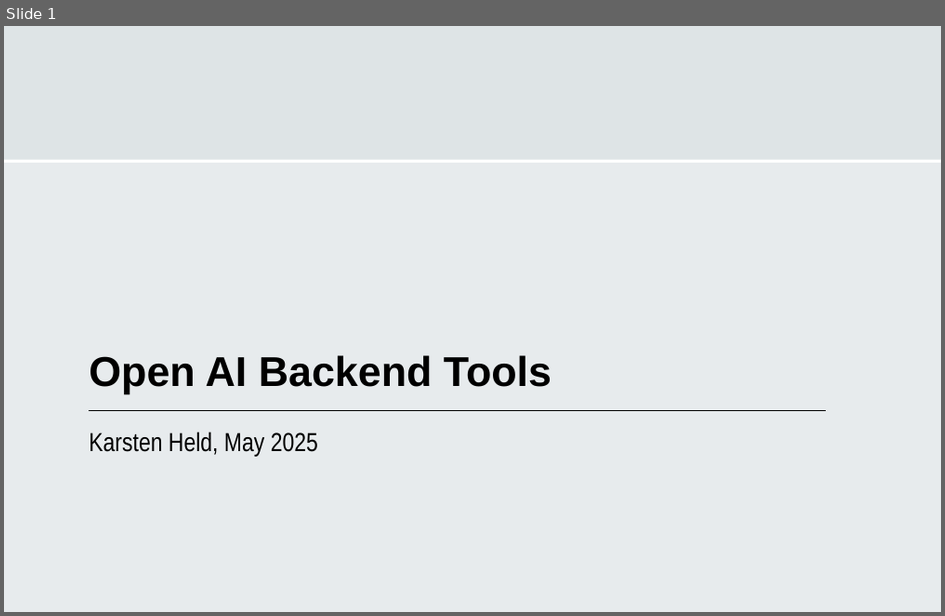
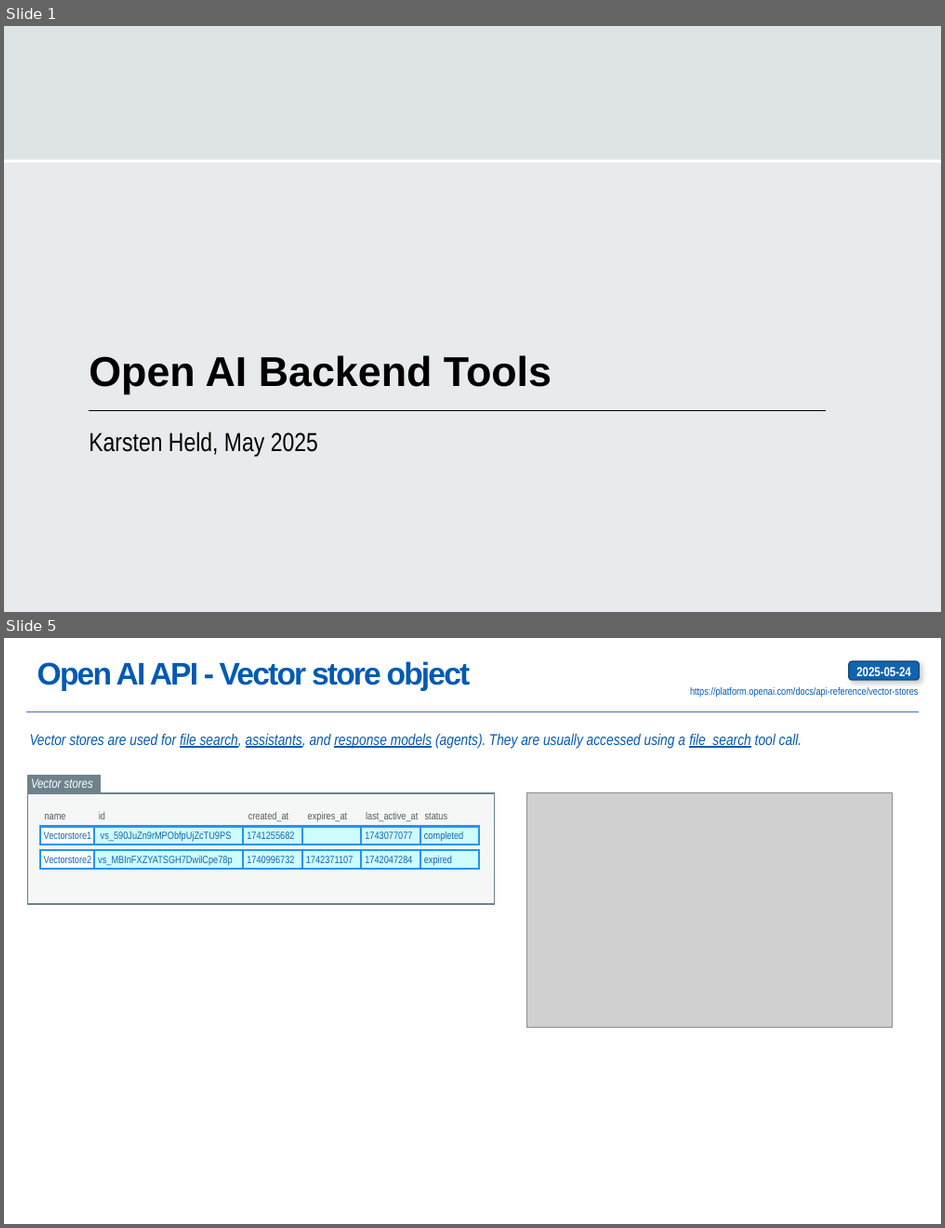
Before and after one commit to karstenheld3/OpenAI-BackendTools, a slide deck: OpenAI-BackendTools.pptx. Shown one above the other, each under a label of ours: slide 1 before the commit, slides 1 and 5 after it; the slides between them are not shown. The pictures are 945x616 and 945x1228 pixels, drawn with LibreOffice and Linux fonts; fonts in the diff are those of the drawing; grey boxes stand for pictures. Boxes give left, top, right and bottom in pixels: in the first picture for what was removed or moved away, otherwise in the second. Text is boxed around its words. In the diff, an @@ line names an element or a change of style, - is before the commit and + after.

```diff
--- a/OpenAI-BackendTools.pptx
+++ b/OpenAI-BackendTools.pptx
@@ slide 5 added at (x1=4, y1=638, x2=941, y2=1224), background #FFFFFF @@
@@ title added at (x1=37, y1=661, x2=471, y2=691), 24 pt, text #005AB4, bold @@
+Open AI API - Vector store object
@@ rounded rectangle added at (x1=849, y1=661, x2=920, y2=680), fill #1064AF, outline #174977 1 pt, 10 pt, text #FFFFFF, bold @@
+2025-05-24
@@ text added at (x1=690, y1=687, x2=918, y2=698), 8 pt, text #005AB4 @@
+https://platform.openai.com/docs/api-reference/vector-stores
@@ line added from (26, 712) to (919, 712), #4472C4 0.5 pt @@
@@ text added at (x1=30, y1=734, x2=802, y2=749), 12 pt, text #005AB4, italic @@
+Vector stores are used for file search, assistants, and response models (agents). They are usually accessed using a file_search tool call.
@@ rectangle added at (x1=27, y1=775, x2=100, y2=792), fill #6D828B, outline #6D828B 1 pt, 10 pt, text #FFFFFF, italic @@
+Vector stores
@@ rectangle added at (x1=27, y1=793, x2=495, y2=904), fill #A3B1B7 at 10% opacity, outline #6D828B 1 pt @@
@@ picture added at (x1=527, y1=792, x2=892, y2=1027) @@
@@ rectangle added at (x1=39, y1=827, x2=94, y2=845), fill #FFFFFF, outline #2194F6 1.5 pt, 8 pt, text #1064AF @@
+Vectorstore1
@@ text added at (x1=45, y1=814, x2=66, y2=819), 8 pt, text #595959 @@
+name
@@ rectangle added at (x1=94, y1=827, x2=243, y2=845), fill #CEFCFF, outline #2194F6 1.5 pt, 8 pt, text #1064AF @@
+vs_590JuZn9rMPObfpUjZcTU9PS
@@ text added at (x1=99, y1=812, x2=105, y2=819), 8 pt, text #595959 @@
+id
@@ rectangle added at (x1=243, y1=827, x2=303, y2=845), fill #CEFCFF, outline #2194F6 1.5 pt, 8 pt, text #1064AF @@
+1741255682
@@ text added at (x1=249, y1=812, x2=289, y2=821), 8 pt, text #595959 @@
+created_at
@@ rectangle added at (x1=303, y1=827, x2=361, y2=845), fill #CEFCFF, outline #2194F6 1.5 pt @@
@@ text added at (x1=308, y1=812, x2=347, y2=821), 8 pt, text #595959 @@
+expires_at
@@ rectangle added at (x1=361, y1=827, x2=421, y2=845), fill #CEFCFF, outline #2194F6 1.5 pt, 8 pt, text #1064AF @@
+1743077077
@@ text added at (x1=366, y1=812, x2=418, y2=821), 8 pt, text #595959 @@
+last_active_at
@@ rectangle added at (x1=421, y1=827, x2=479, y2=845), fill #CEFCFF, outline #2194F6 1.5 pt, 8 pt, text #1064AF @@
+completed
@@ text added at (x1=425, y1=813, x2=449, y2=819), 8 pt, text #595959 @@
+status
@@ rectangle added at (x1=39, y1=851, x2=94, y2=870), fill #FFFFFF, outline #2194F6 1.5 pt, 8 pt, text #1064AF @@
+Vectorstore2
@@ rectangle added at (x1=94, y1=851, x2=243, y2=870), fill #CEFCFF, outline #2194F6 1.5 pt, 8 pt, text #1064AF @@
+vs_MBInFXZYATSGH7DwilCpe78p
@@ rectangle added at (x1=243, y1=851, x2=303, y2=870), fill #CEFCFF, outline #2194F6 1.5 pt, 8 pt, text #1064AF @@
+1740996732
@@ rectangle added at (x1=303, y1=851, x2=361, y2=870), fill #CEFCFF, outline #2194F6 1.5 pt, 8 pt, text #1064AF @@
+1742371107
@@ rectangle added at (x1=361, y1=851, x2=421, y2=870), fill #CEFCFF, outline #2194F6 1.5 pt, 8 pt, text #1064AF @@
+1742047284
@@ rectangle added at (x1=421, y1=851, x2=479, y2=870), fill #CEFCFF, outline #2194F6 1.5 pt, 8 pt, text #1064AF @@
+expired
```
Also in this commit, not shown: 3 other slides added, 2 other files.
